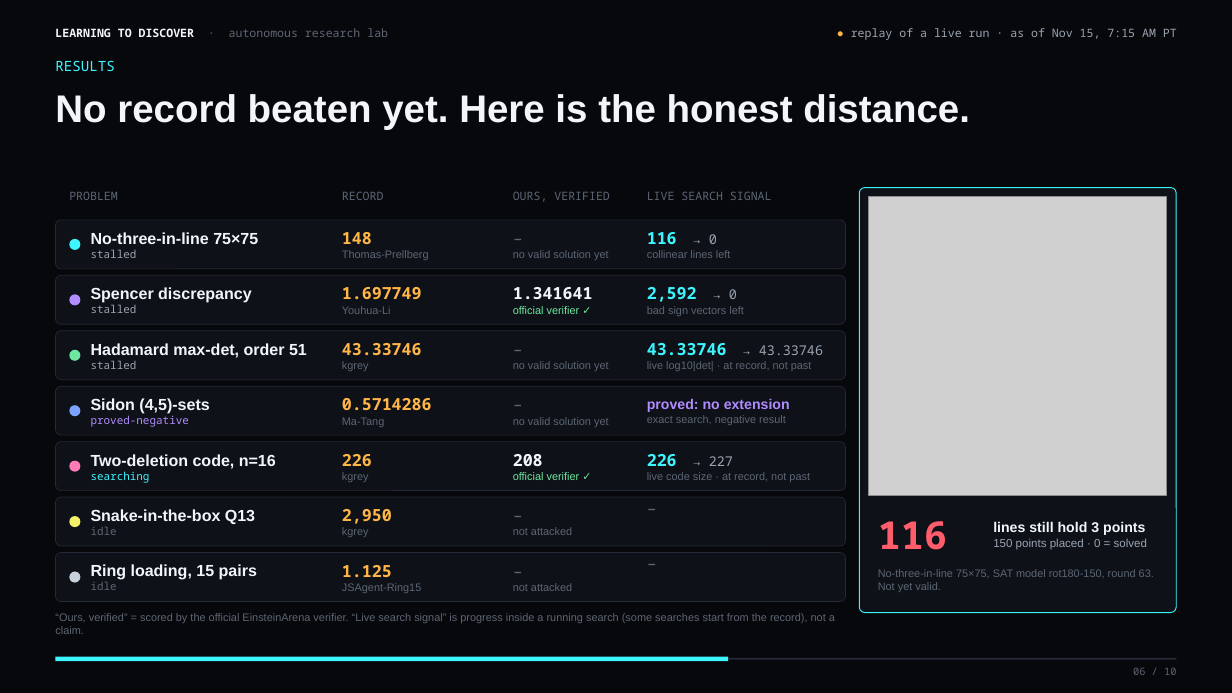
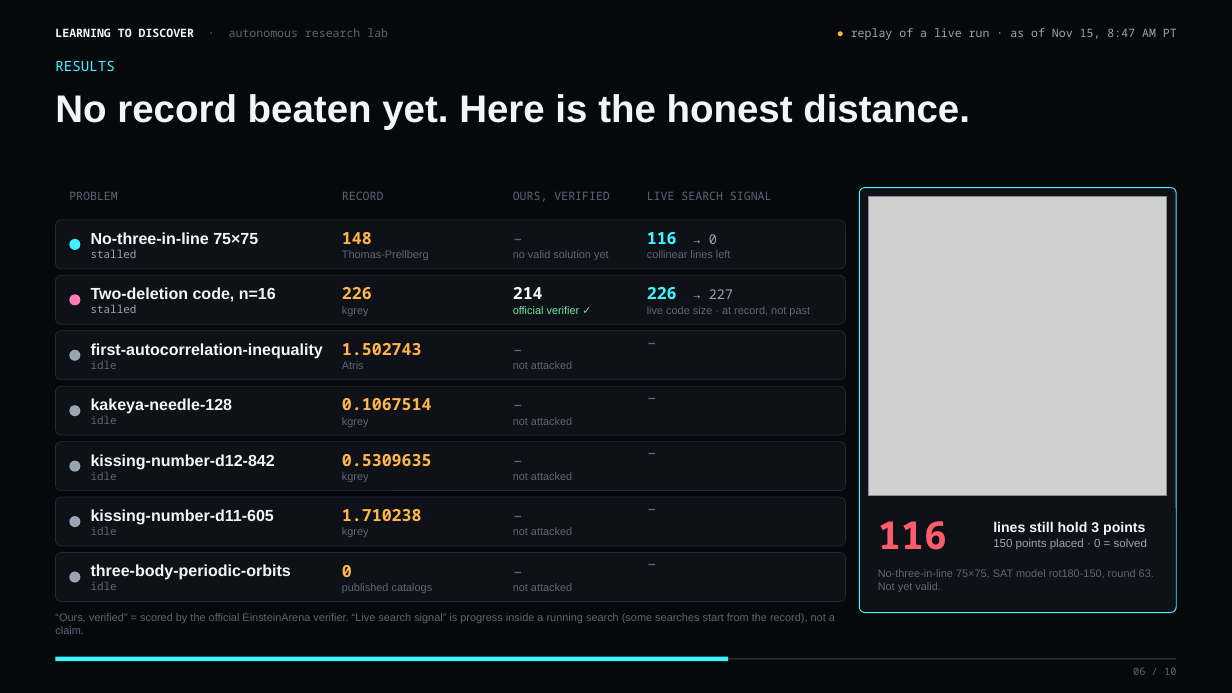
Before and after one commit to vnmoorthy/learning-to-discover, a slide deck: slide 6 of deck/Learning_to_Discover.pptx. Drawn at 1232x693 pixels with LibreOffice and Linux fonts; fonts in the diff are those of the drawing; grey boxes stand for pictures; background and template pictures are left out. Boxes give left, top, right and bottom in pixels: in the first picture for what was removed or moved away, otherwise in the second. Text is boxed around its words. In the diff, an @@ line names an element or a change of style, - is before the commit and + after.

```diff
--- a/deck/Learning_to_Discover.pptx
+++ b/deck/Learning_to_Discover.pptx
@@ text at (x1=851, y1=28, x2=1177, y2=40): text changed @@
-● replay of a live run · as of Nov 15, 7:15 AM PT
+● replay of a live run · as of Nov 15, 8:47 AM PT
@@ rounded rectangle at (x1=69, y1=295, x2=80, y2=306): fill #B18CFF to #FF7AB6 @@
@@ text at (x1=91, y1=287, x2=276, y2=302): text changed @@
-Spencer discrepancy
+Two-deletion code, n=16
@@ text at (x1=342, y1=287, x2=372, y2=316): text changed @@
-1.697749
-Youhua-Li
+226
+kgrey
@@ text at (x1=513, y1=287, x2=543, y2=299): text changed @@
-1.341641
+214
@@ text at (x1=647, y1=287, x2=810, y2=316): text changed @@
-2,592 → 0
-bad sign vectors left
+226 → 227
+live code size · at record, not past
@@ rounded rectangle at (x1=69, y1=350, x2=80, y2=361): fill #6EE7A0 to #9AA4B2 @@
@@ text at (x1=91, y1=343, x2=323, y2=369): text changed @@
-Hadamard max-det, order 51
-stalled
+first-autocorrelation-inequality
+idle
@@ text at (x1=342, y1=343, x2=422, y2=369): text changed @@
-43.33746
-kgrey
+1.502743
+Atris
@@ text at (x1=647, y1=343, x2=823, y2=371): text changed; size 8.5 to 13 pt; font Arial to Noto Sans Mono @@
-43.33746 → 43.33746
-live log10|det| · at record, not past
+–
@@ text at (x1=513, y1=361, x2=572, y2=369): text changed @@
-no valid solution yet
+not attacked
@@ rounded rectangle at (x1=69, y1=405, x2=80, y2=416): fill #7AA2FF to #9AA4B2 @@
@@ text at (x1=91, y1=398, x2=233, y2=424): text changed @@
-Sidon (4,5)-sets
-proved-negative
+kakeya-needle-128
+idle
@@ text at (x1=342, y1=398, x2=432, y2=427): text changed @@
-0.5714286
-Ma-Tang
+0.1067514
+kgrey
@@ text at (x1=513, y1=417, x2=572, y2=425): text changed @@
-no valid solution yet
+not attacked
@@ text at (x1=647, y1=398, x2=790, y2=425): text changed; size 8.5 to 13 pt; font Arial to Noto Sans Mono @@
-proved: no extension
-exact search, negative result
+–
@@ rounded rectangle at (x1=69, y1=460, x2=80, y2=471): fill #FF7AB6 to #9AA4B2 @@
@@ text at (x1=91, y1=454, x2=275, y2=480): text changed @@
-Two-deletion code, n=16
-searching
+kissing-number-d12-842
+idle
@@ text at (x1=342, y1=454, x2=432, y2=466): text changed @@
-226
+0.5309635
@@ text at (x1=513, y1=472, x2=572, y2=480): text changed; text colour #6EE7A0 to #5D6675 @@
-208
-official verifier ✓
+–
+not attacked
@@ text at (x1=647, y1=454, x2=810, y2=482): text changed; size 8.5 to 13 pt; font Arial to Noto Sans Mono @@
-226 → 227
-live code size · at record, not past
+–
@@ text at (x1=91, y1=509, x2=274, y2=525): text changed @@
-Snake-in-the-box Q13
+kissing-number-d11-605
@@ text at (x1=342, y1=509, x2=422, y2=521): text changed @@
-2,950
+1.710238
@@ rounded rectangle at (x1=69, y1=516, x2=80, y2=527): fill #F4F06A to #9AA4B2 @@
@@ text at (x1=91, y1=564, x2=291, y2=580): text changed @@
-Ring loading, 15 pairs
+three-body-periodic-orbits
@@ text at (x1=342, y1=565, x2=433, y2=593): text changed @@
-1.125
-JSAgent-Ring15
+0
+published catalogs
@@ rounded rectangle at (x1=69, y1=571, x2=80, y2=582): fill #C9D1DC to #9AA4B2 @@
```
Also in this commit, not shown: 9 other slides changed, 3 other files.
